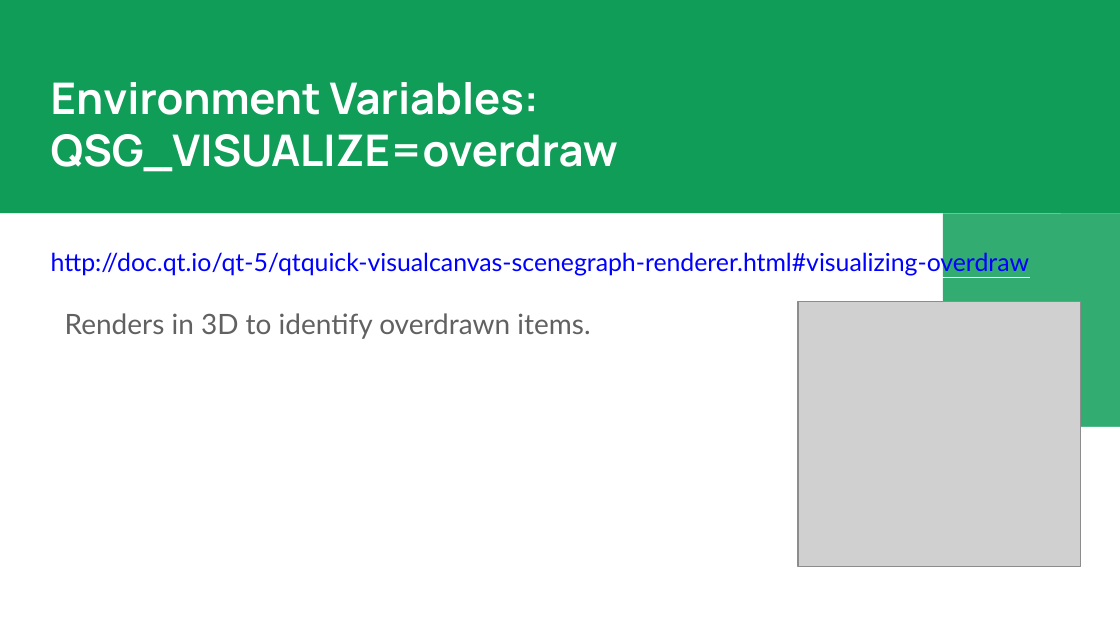
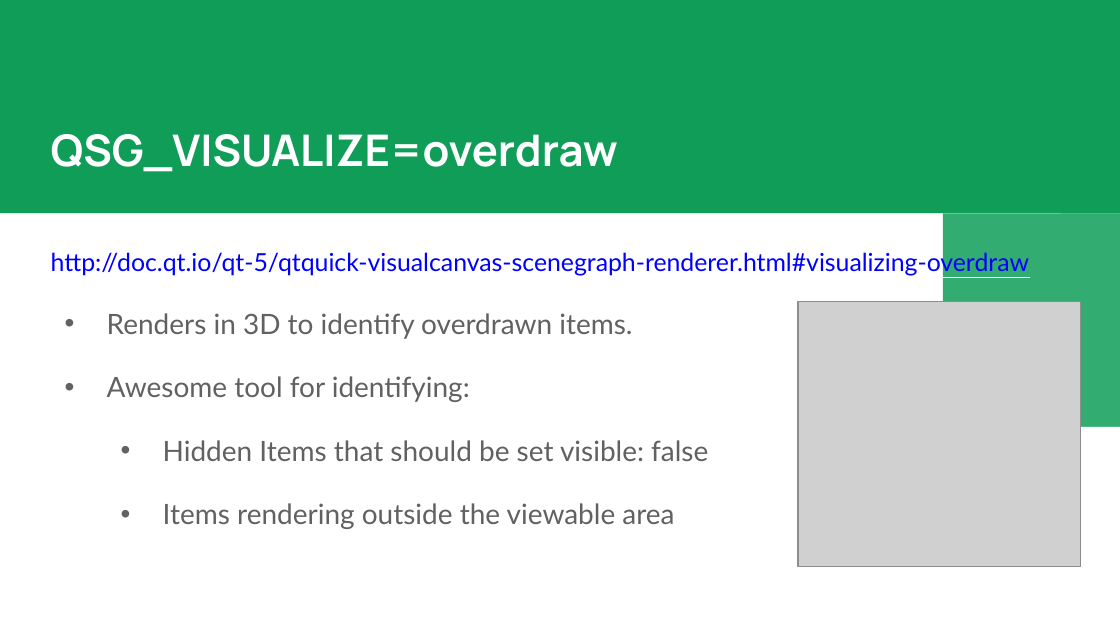
Before and after one commit to ocqt/2017-07-Profiling-QML, a slide deck: slide 9 of Profiling QML.pptx (slide 8 before the commit). Drawn at 1120x630 pixels with LibreOffice and Linux fonts; fonts in the diff are those of the drawing; grey boxes stand for pictures. Boxes give left, top, right and bottom in pixels: in the first picture for what was removed or moved away, otherwise in the second. Text is boxed around its words. In the diff, an @@ line names an element or a change of style, - is before the commit and + after.

```diff
--- a/Profiling QML.pptx
+++ b/Profiling QML.pptx
@@ text at (x1=51, y1=134, x2=618, y2=172): text changed @@
-Environment Variables:
-QSG_VISUALIZE=overdraw
+QSG_VISUALIZE=overdraw
@@ text at (x1=107, y1=313, x2=632, y2=339): bullet none to • @@
@@ text at (x1=107, y1=376, x2=708, y2=529): paragraphs added @@
+• Awesome tool for identifying:
+  • Hidden Items that should be set visible: false
+  • Items rendering outside the viewable area
```
Also in this commit, not shown: 6 other slides changed, 3 slides added, 1 slide removed, 2 other files.
